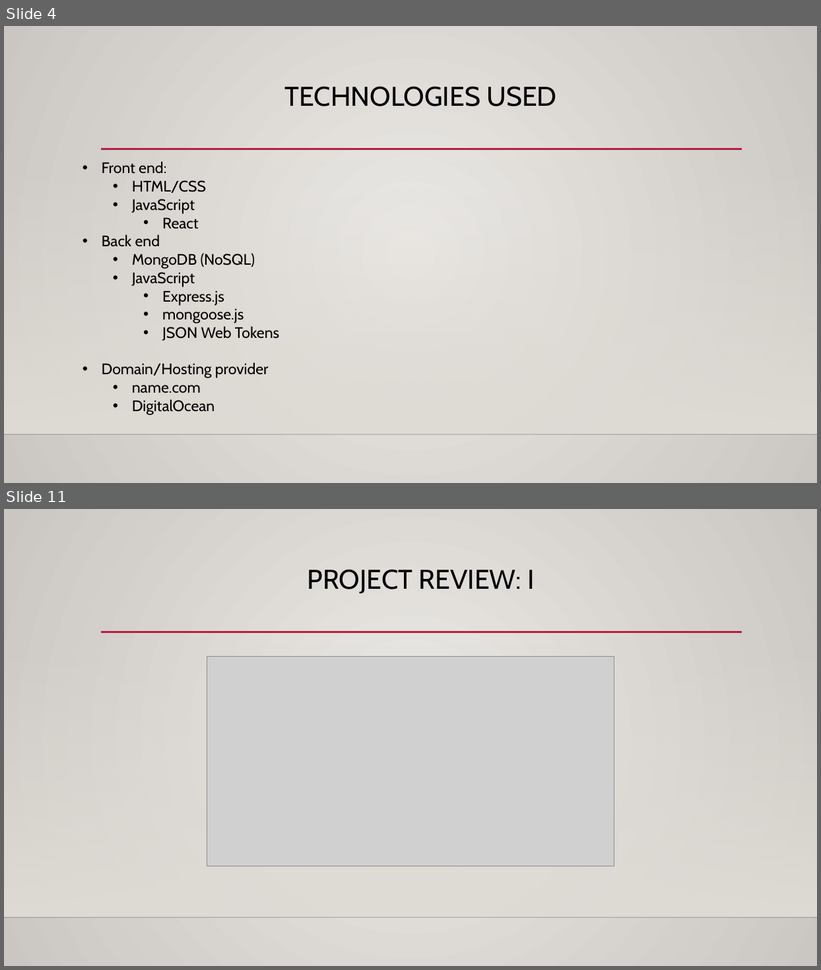
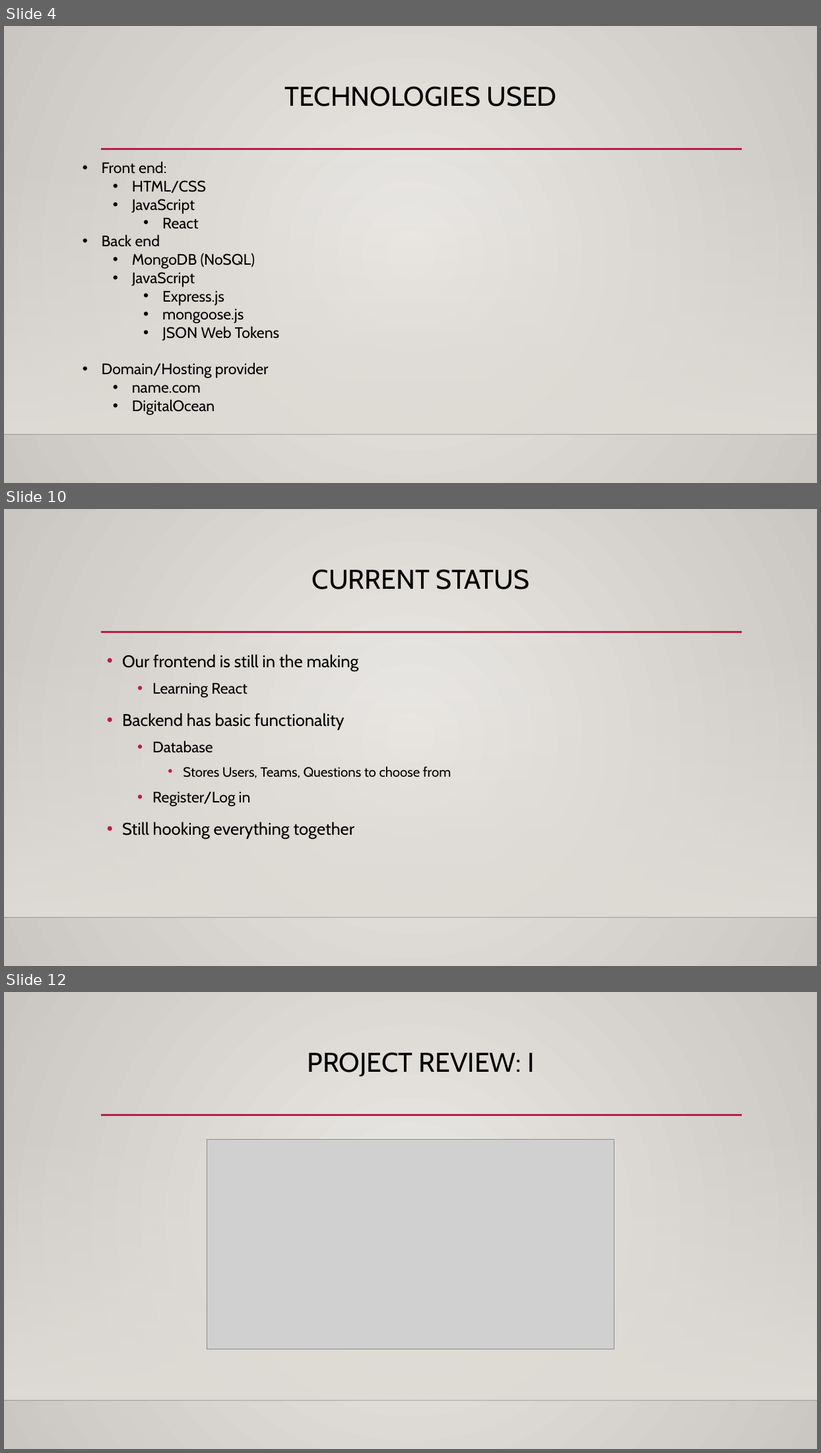
Before and after one commit to s-christian/Fit_or_Fail, a slide deck: Fit or Fail Technical Status Presentation.pptx. Shown one above the other, each under a label of ours: slides 4 and 11 before the commit, slides 4, 10 and 12 after it; the slides between them are not shown. The pictures are 821x970 and 821x1453 pixels, drawn with LibreOffice and Linux fonts; fonts in the diff are those of the drawing; grey boxes stand for pictures; background and template pictures are left out. Boxes give left, top, right and bottom in pixels: in the first picture for what was removed or moved away, otherwise in the second. Text is boxed around its words. In the diff, an @@ line names an element or a change of style, - is before the commit and + after.

Commit message:
Updated PP, installed react-scripts for fitorfail, updated Completed Tasks

```diff
--- a/Fit or Fail Technical Status Presentation.pptx
+++ b/Fit or Fail Technical Status Presentation.pptx
@@ slide 10 added at (4, 509, 817, 966), background gradient #ECEAE7 to #CAC7C1; not listed: 3 template elements that a slide beside it also shows @@
@@ title added at (312, 569, 529, 590), 32 pt, text #000000 @@
+CURRENT STATUS
@@ text added at (122, 654, 451, 839), 20 pt, text #000000 @@
+• Our frontend is still in the making
+  • Learning React
+• Backend has basic functionality
+  • Database
+    • Stores Users, Teams, Questions to choose from
+  • Register/Log in
+• Still hooking everything together
@@ what was slide 11 is now slide 12 @@
```
Also in this commit, not shown: 6 slides changed, 1 other slide added, 1 slide removed, 6 other files.
